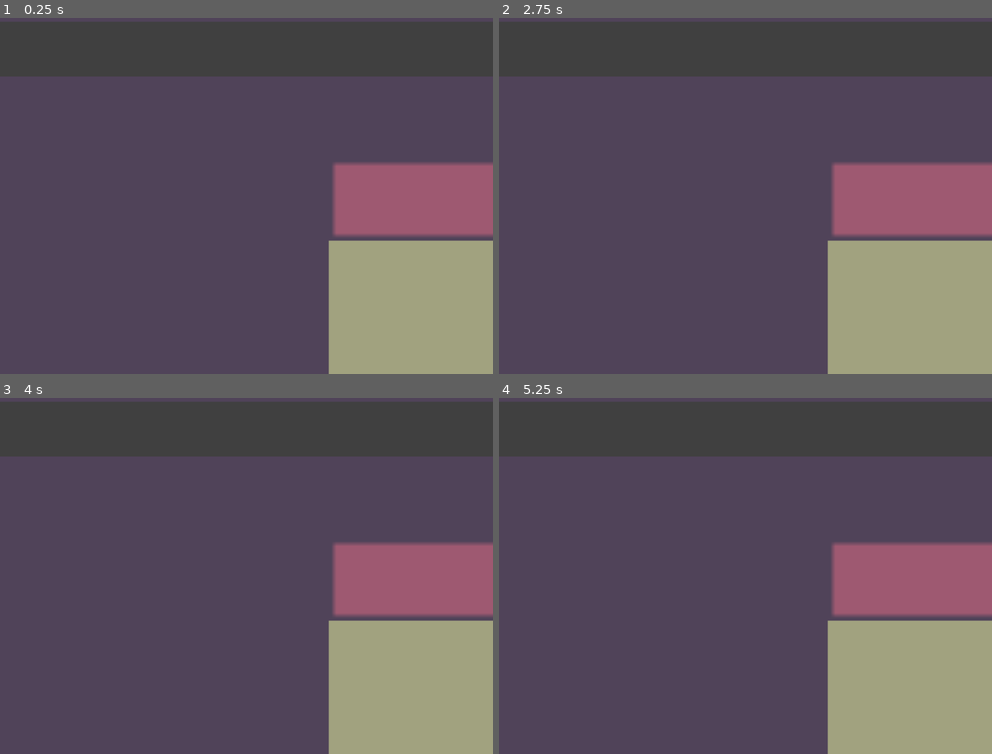
Above: before the commit, frames 1-4 (two rows, left to right).
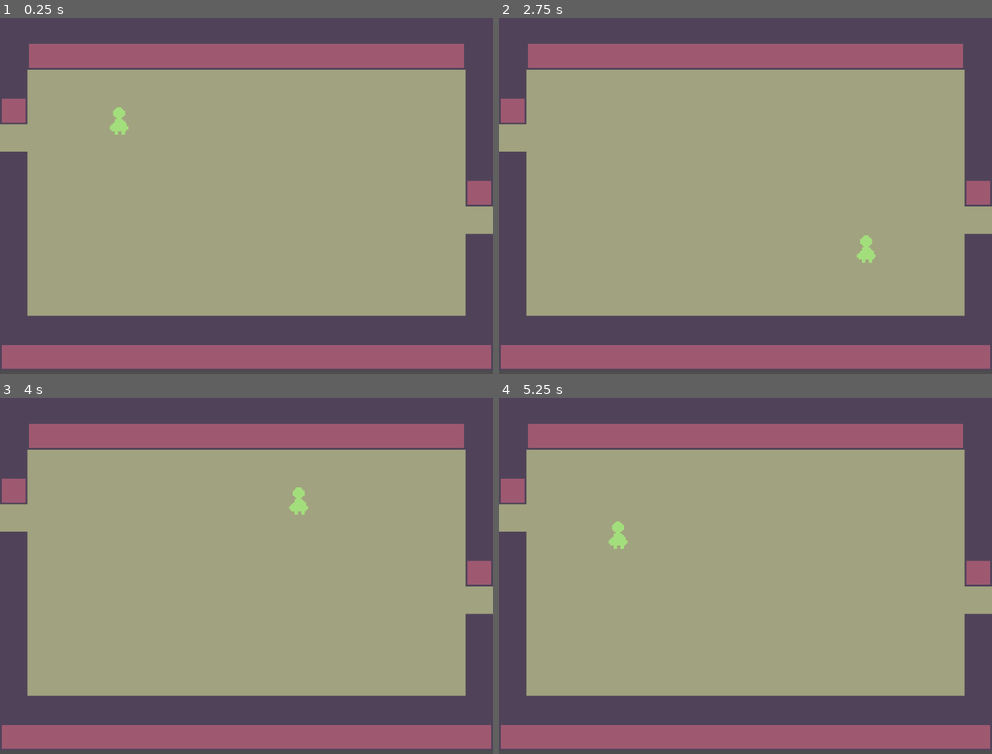
Above: after the commit, the same moments.

Repository: rota-fortunae/bloom-game
Game: Godot game, scene res://rooms/main.tscn
Same seed, same stepped clock (60 frames per second), same inputs: the game is played once before the commit and once after it.
Inputs (mouse positions are in pixels of both pictures, inside the frame that each line leads up to):
- Up to frame 1 (0.25 s): no input
- Up to frame 2 (2.75 s): tap Enter at 0.5 s; move the mouse to (853, 178) at 0.52 s; hold D (right) 0.53-1.28 s; tap Alt at 0.6, 2.1 s; click (853, 178) at 0.67 s; move the mouse to (646, 213) at 1.27 s; hold S (down) 1.28-2.03 s; tap Shift at 1.35 s; move the mouse to (794, 114) at 2.02 s; hold D (right) from 2.03 s (still down)
- Up to frame 3 (4 s): move the mouse to (221, 647) at 2.77 s; release D (right) at 2.78 s; hold W (up) 2.78-3.53 s; tap Shift at 2.85 s; click (221, 647) at 2.92 s; move the mouse to (394, 629) at 3.52 s; hold A (left) from 3.53 s (still down); tap Alt at 3.6 s
- Up to frame 4 (5.25 s): move the mouse to (597, 519) at 4.27 s; tap Shift at 4.35 s; move the mouse to (770, 576) at 5.02 s; release A (left) at 5.03 s; hold S (down) from 5.03 s (still down); tap Alt at 5.1 s; click (770, 576) at 5.17 s

The runs differ from the first frame. In frame 1, 82% of the frame differs, in the area x 0-100%, y 1-100%; in frame 2, 82%; in frame 3, 82%; in frame 4, 82%.

Commit message:
added all scene changes

Diff:
--- a/rooms/main.tscn
+++ b/rooms/main.tscn
@@ -29,9 +29,9 @@
 [node name="Area2D2" parent="." unique_id=1008594002 node_paths=PackedStringArray("current_player", "new_player") instance=ExtResource("3_javsm")]
 position = Vector2(288, 120.00001)
 rotation = 1.5529438
-teleportLocation = Vector2(13, 152)
+teleportLocation = Vector2(8, 39)
 current_player = NodePath("../Player")
-new_player = NodePath("../RoomFour/R4")
+new_player = NodePath("../RoomThree/R3")
 
 [node name="RoomOne" type="Window" parent="." unique_id=454719166]
 oversampling_override = 1.0
@@ -46,10 +46,31 @@
 position = Vector2(41, 48.666668)
 active = false
 
+[node name="Area2D" parent="RoomOne" unique_id=1130700318 node_paths=PackedStringArray("current_player", "new_player") instance=ExtResource("3_javsm")]
+position = Vector2(175.66666, 56.33333)
+rotation = 1.5718081
+teleportLocation = Vector2(10, 152)
+current_player = NodePath("../R1")
+new_player = NodePath("../../RoomFour/R4")
+
+[node name="Area2D3" parent="RoomOne" unique_id=780670750 node_paths=PackedStringArray("current_player", "new_player") instance=ExtResource("3_javsm")]
+position = Vector2(0, 40.333336)
+rotation = 1.5487249
+teleportLocation = Vector2(121, 71)
+current_player = NodePath("../R1")
+new_player = NodePath("../../RoomThree/R3")
+
+[node name="Area2D2" parent="RoomOne" unique_id=190371608 node_paths=PackedStringArray("current_player", "new_player") instance=ExtResource("3_javsm")]
+position = Vector2(56, 144.00002)
+teleportLocation = Vector2(120, 7)
+current_player = NodePath("../R1")
+new_player = NodePath("../../RoomTwo/R2")
+
 [node name="RoomTwo" type="Window" parent="." unique_id=125280527]
 oversampling_override = 1.0
 position = Vector2i(300, 36)
 size = Vector2i(768, 432)
+visible = false
 content_scale_factor = 3.0
 
 [node name="RoomTwo" parent="RoomTwo" unique_id=735318172 instance=ExtResource("5_vb34l")]
@@ -65,6 +86,12 @@
 current_player = NodePath("../R2")
 new_player = NodePath("../../Player")
 
+[node name="Area2D2" parent="RoomTwo" unique_id=1139889860 node_paths=PackedStringArray("current_player", "new_player") instance=ExtResource("3_javsm")]
+position = Vector2(120.333336, -0.33333334)
+teleportLocation = Vector2(56, 135)
+current_player = NodePath("../R2")
+new_player = NodePath("../../RoomOne/R1")
+
 [node name="RoomThree" type="Window" parent="." unique_id=1143045360]
 oversampling_override = 1.0
 position = Vector2i(0, 36)
@@ -78,10 +105,25 @@
 position = Vector2(29.666668, 66.66667)
 active = false
 
+[node name="Area2D" parent="RoomThree" unique_id=1723287251 node_paths=PackedStringArray("current_player", "new_player") instance=ExtResource("3_javsm")]
+position = Vector2(0.3333333, 39.999996)
+rotation = 1.5676122
+teleportLocation = Vector2(274, 121)
+current_player = NodePath("../R3")
+new_player = NodePath("../../Player")
+
+[node name="Area2D2" parent="RoomThree" unique_id=668565058 node_paths=PackedStringArray("current_player", "new_player") instance=ExtResource("3_javsm")]
+position = Vector2(128.33333, 72.333336)
+rotation = 1.5764893
+teleportLocation = Vector2(8, 40)
+current_player = NodePath("../R3")
+new_player = NodePath("../../RoomOne/R1")
+
 [node name="RoomFour" type="Window" parent="." unique_id=1956901245]
 oversampling_override = 1.0
 position = Vector2i(0, 36)
 size = Vector2i(963, 720)
+visible = false
 content_scale_factor = 3.0
 
 [node name="RoomFour" parent="RoomFour" unique_id=1749550404 instance=ExtResource("7_tsj5d")]
@@ -89,6 +131,19 @@
 [node name="R4" parent="RoomFour" unique_id=346870788 instance=ExtResource("2_n11ol")]
 position = Vector2(76.66667, 162)
 active = false
+
+[node name="Area2D2" parent="RoomFour" unique_id=2024507032 node_paths=PackedStringArray("current_player", "new_player") instance=ExtResource("3_javsm")]
+position = Vector2(-0.33333206, 151.66666)
+rotation = 1.5851424
+teleportLocation = Vector2(167, 56)
+current_player = NodePath("../R4")
+new_player = NodePath("../../RoomOne/R1")
+
+[node name="Area2D" parent="RoomFour" unique_id=1470216904 node_paths=PackedStringArray("current_player", "new_player") instance=ExtResource("3_javsm")]
+position = Vector2(296, -0.66666603)
+teleportLocation = Vector2(40, 86)
+current_player = NodePath("../R4")
+new_player = NodePath("../../RoomFive/R5")
 
 [node name="RoomFive" type="Window" parent="." unique_id=1639826527]
 oversampling_override = 1.0
@@ -102,3 +157,9 @@
 [node name="R5" parent="RoomFive" unique_id=173280678 instance=ExtResource("2_n11ol")]
 position = Vector2(40, 74.333336)
 active = false
+
+[node name="Area2D" parent="RoomFive" unique_id=1259626782 node_paths=PackedStringArray("current_player", "new_player") instance=ExtResource("3_javsm")]
+position = Vector2(40.333336, 96)
+teleportLocation = Vector2(295, 8)
+current_player = NodePath("../R5")
+new_player = NodePath("../../RoomFour/R4")
--- a/walkway.gd
+++ b/walkway.gd
@@ -17,6 +17,7 @@
 func _on_body_entered(body: Node2D) -> void:
 	if body is Player:
 		current_player.active = false
+		new_player.get_parent().visible=true
 		new_player.active = true
 		new_player.position = teleportLocation
 		print("new player")
